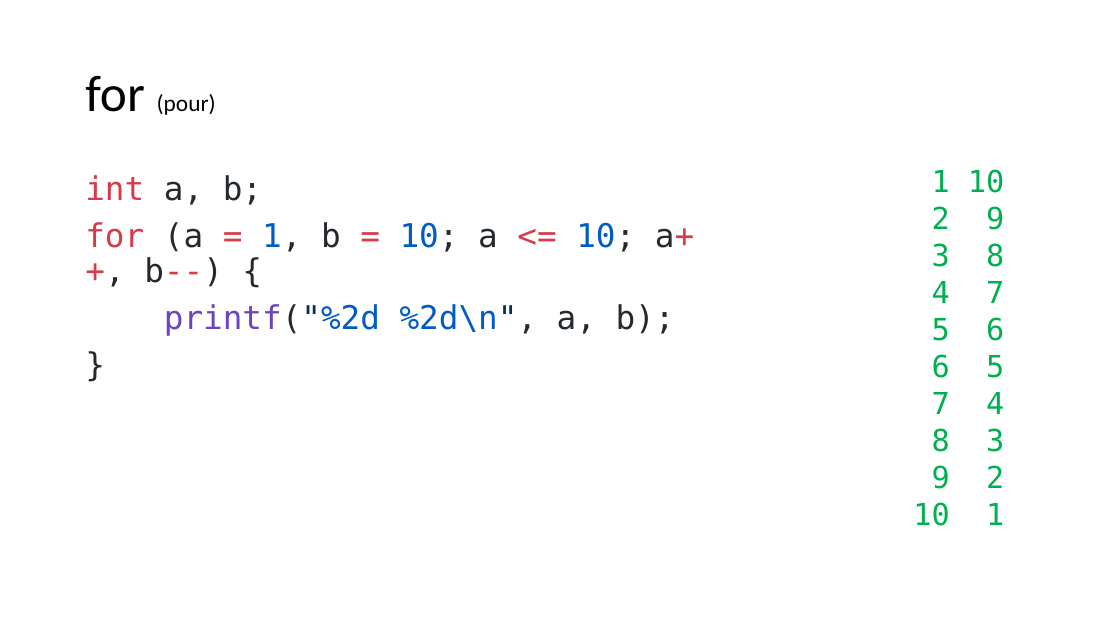
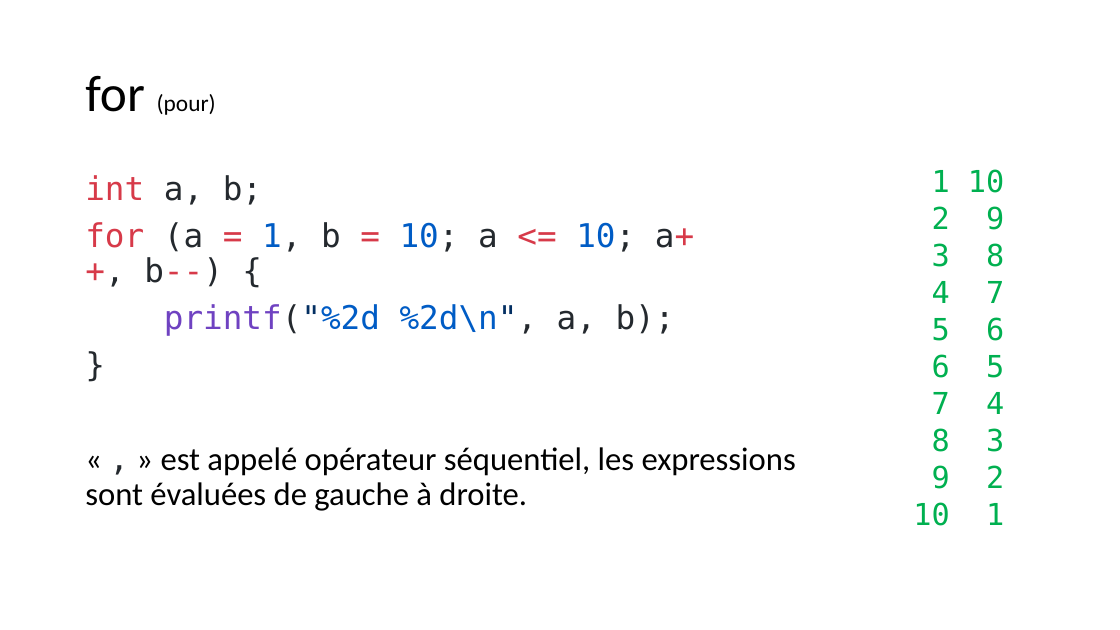
Before and after one commit to Firestorm49/bts-1, a slide deck: slide 27 of 02_C/02_Types-et-operateurs/Types et opérateurs en C.pptx (slide 26 before the commit). Drawn at 1120x630 pixels with LibreOffice and Linux fonts; fonts in the diff are those of the drawing. Boxes give left, top, right and bottom in pixels: in the first picture for what was removed or moved away, otherwise in the second. Text is boxed around its words. In the diff, an @@ line names an element or a change of style, - is before the commit and + after.

```diff
--- a/02_C/02_Types-et-operateurs/Types et opérateurs en C.pptx
+++ b/02_C/02_Types-et-operateurs/Types et opérateurs en C.pptx
@@ text at (85, 447, 796, 511): paragraph added @@
+« , » est appelé opérateur séquentiel, les expressions sont évaluées de gauche à droite.
```
Also in this commit, not shown: 2 other slides changed, 14 slides added, 6 other files.
